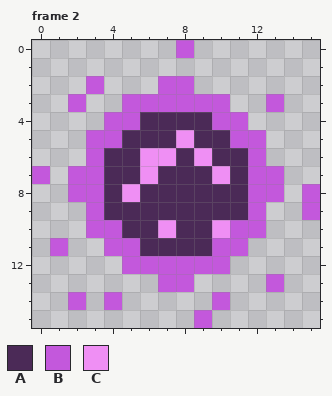
Pixel-art file: _Data/FX/EvilOrb.aseprite. Above is the file before it was changed.
16x16 pixels, 2 frames. Shown: frame 2. The commit also changed other frames, which this record leaves out.
Palette (. is transparent): A #4b2a57  B #c358dc  C #ef8ff4
The result:
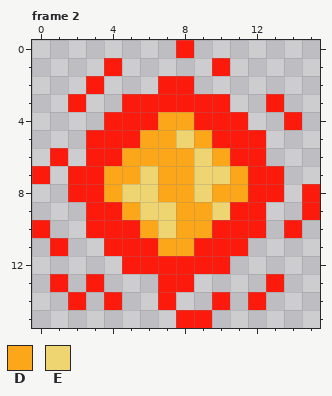
Colours new in this view: D #fca71a  E #efd571
Edits made:
layer "Layer 1" now hidden
layer "FireOrb" added
colour B: #c358dc -> #fc1a0c
Changed rows in their new state; - is a pixel that keeps its letter.
Frame 2, layer "FireOrb":
first column x 0:
 1 ----B-----B----
 4 ------BDDB----B
 5 -----BDDEDB----
 6 -B--BDDDDEDB---
 7 ----DDEDDEED---
 8 ----DEEDDEDD---
 9 ----BDEEDDEB---
10 B----BDEDDB---B
11 ------BDDB-----
13 -B-B-----------
14 -------B----B--
15 --------B------
Changed places in both pictures, as pixel boxes (x1, y1, x2, y2):
changed: (32, 40, 320, 328)
